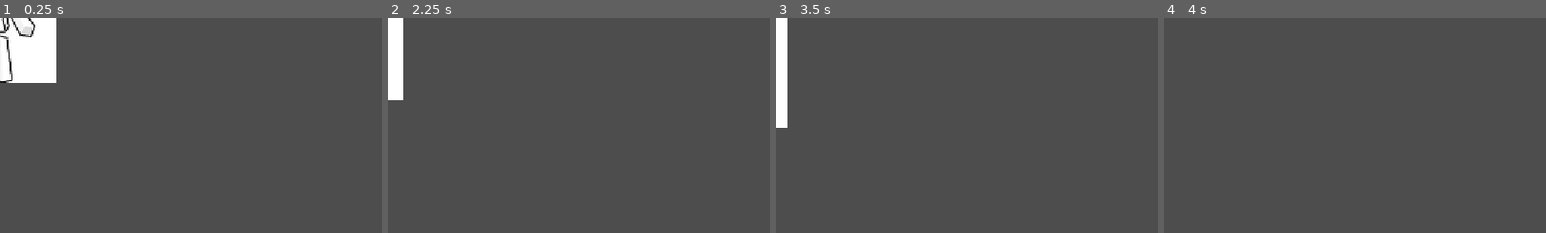
Above: before the commit, frames 1-4 (left to right).
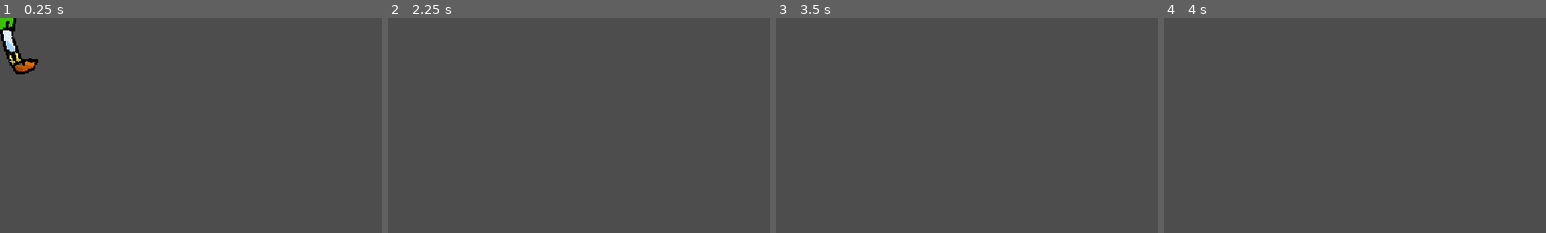
Above: after the commit, the same moments.

Repository: joaquinpani/CrapCrops
Game: Godot game, scene res://jugador.tscn
Two runs of this game, one before a commit and one after it. Both use one fixed random seed, a clock stepped at 60 frames per second and the inputs below. The project has no main scene, so this scene is started directly.
Inputs (mouse positions are % of the whole screen's width and height, from its top left):
- Up to frame 1 (0.25 s): no input
- Up to frame 2 (2.25 s): tap Enter at 0.5 s; move the mouse to (72, 45) at 0.52 s; hold Right 0.53-1.28 s; hold A (a) 0.53-1.28 s; click (72, 45) at 0.67 s; tap D (d) at 0.8, 1.35 s; move the mouse to (30, 55) at 1.27 s; hold Down 1.28-2.03 s; tap S (s) at 1.55 s; tap Space at 2 s; move the mouse to (60, 28) at 2.02 s; hold Right from 2.03 s (still down); hold S (s) from 2.03 s (still down)
- Up to frame 3 (3.5 s): tap W (w) at 2.3, 2.85 s; move the mouse to (45, 70) at 2.77 s; release Right at 2.78 s; release S (s) at 2.78 s; hold Up from 2.78 s (still down); click (45, 70) at 2.92 s; tap A (a) at 3.05 s
- Up to frame 4 (4 s): tap Enter at 3.5 s; move the mouse to (80, 65) at 3.52 s; release Up at 3.53 s; hold Left from 3.53 s (still down); hold A (a) from 3.53 s (still down); tap D (d) at 3.8 s
The pictures show only the part of the screen within x 0-50%, y 0-50%; the shares and areas given below are measured in that part.

The runs differ from the first frame. In frame 1, 4.4% of the frame differs, in the area x 0-15%, y 0-31%; in frame 2, 1.5%; in frame 3, 1.5%; in frame 4, nothing differs.

Commit message:
player update
i update the logic of the movement also i added the draw for the player and a very good system of animations nice

Diff:
--- a/crapcrops/jugador.gd
+++ b/crapcrops/jugador.gd
@@ -1,12 +1,20 @@
 extends CharacterBody2D
-var velocidad = 100;
+var velocidad = 20000;
 
 func _physics_process(delta: float) -> void:
+	velocity = Vector2(0,0)
+	if Input.is_action_pressed("w"):
+		velocity.y = (delta * -velocidad)
+		$AnimationPlayer.play("moverse",1.0)
 	if Input.is_action_pressed("s"):
-		$".".position.y = $".".position.y + (delta * velocidad)
-	if Input.is_action_pressed("w"):
-		$".".position.y = $".".position.y - (delta * velocidad)
+		velocity.y = (delta * velocidad)
+		$AnimationPlayer.play("moverse",1.0)
 	if Input.is_action_pressed("a"):
-		$".".position.x = $".".position.x - (delta * velocidad)
+		velocity.x = (delta * -velocidad)
+		$AnimationPlayer.play("moverse",1.0)
 	if Input.is_action_pressed("d"):
-		$".".position.x = $".".position.x + (delta * velocidad)
+		velocity.x = (delta * velocidad)
+		$AnimationPlayer.play("moverse",1.0)
+	if velocity.x == 0 and velocity.y == 0 :
+		$AnimationPlayer.play("quieto", 0.3)
+	move_and_slide()
--- a/crapcrops/jugador.tscn
+++ b/crapcrops/jugador.tscn
@@ -1,16 +1,119 @@
 [gd_scene format=3 uid="uid://dt1wsqr03hcpq"]
 
 [ext_resource type="Script" uid="uid://6ik1nastqjvb" path="res://jugador.gd" id="1_omvyu"]
-[ext_resource type="Texture2D" uid="uid://bv1qspwy26w7g" path="res://73dda643b2105cdc4d2400658b632a9d.jpg" id="2_8o684"]
+[ext_resource type="Texture2D" uid="uid://busuo10sh10nc" path="res://sprites/cropsplayer.png" id="2_8o684"]
+[ext_resource type="Texture2D" uid="uid://cygidn4js5pi5" path="res://sprites/cropsplayerface.png" id="3_ukil5"]
 
-[sub_resource type="CircleShape2D" id="CircleShape2D_p2d7o"]
-radius = 94.54099
+[sub_resource type="CapsuleShape2D" id="CapsuleShape2D_uqxed"]
+radius = 67.0
+height = 182.0
+
+[sub_resource type="Animation" id="Animation_8o684"]
+length = 0.001
+tracks/0/type = "value"
+tracks/0/imported = false
+tracks/0/enabled = true
+tracks/0/path = NodePath("cuerpo:position")
+tracks/0/interp = 1
+tracks/0/loop_wrap = true
+tracks/0/keys = {
+"times": PackedFloat32Array(0, 0.001),
+"transitions": PackedFloat32Array(1, 1),
+"update": 0,
+"values": [Vector2(10.999999, -30.999998), Vector2(8.999999, -30.999998)]
+}
+tracks/1/type = "value"
+tracks/1/imported = false
+tracks/1/enabled = true
+tracks/1/path = NodePath("cuerpo:rotation")
+tracks/1/interp = 1
+tracks/1/loop_wrap = true
+tracks/1/keys = {
+"times": PackedFloat32Array(0, 0.001),
+"transitions": PackedFloat32Array(1, 1),
+"update": 0,
+"values": [-0.31911913, 0.0]
+}
+
+[sub_resource type="Animation" id="Animation_ukil5"]
+resource_name = "moverse"
+length = 0.7
+loop_mode = 1
+tracks/0/type = "value"
+tracks/0/imported = false
+tracks/0/enabled = true
+tracks/0/path = NodePath("cuerpo:position")
+tracks/0/interp = 1
+tracks/0/loop_wrap = true
+tracks/0/keys = {
+"times": PackedFloat32Array(0.13333334, 0.23333332, 0.56666666, 0.66666675),
+"transitions": PackedFloat32Array(1, 1, 1, 1),
+"update": 0,
+"values": [Vector2(-13.999999, -41), Vector2(-31, -49.000004), Vector2(58, -39.000004), Vector2(71, -34.000004)]
+}
+tracks/1/type = "value"
+tracks/1/imported = false
+tracks/1/enabled = true
+tracks/1/path = NodePath("cuerpo:rotation")
+tracks/1/interp = 1
+tracks/1/loop_wrap = true
+tracks/1/keys = {
+"times": PackedFloat32Array(0.13333336, 0.23333332, 0.56666666, 0.66666675),
+"transitions": PackedFloat32Array(1, 1, 1, 1),
+"update": 0,
+"values": [-0.2244399, -0.40422678, 0.26843172, 0.49234408]
+}
+
+[sub_resource type="Animation" id="Animation_7st5j"]
+resource_name = "quieto"
+tracks/0/type = "value"
+tracks/0/imported = false
+tracks/0/enabled = true
+tracks/0/path = NodePath("cuerpo:position")
+tracks/0/interp = 1
+tracks/0/loop_wrap = true
+tracks/0/keys = {
+"times": PackedFloat32Array(1),
+"transitions": PackedFloat32Array(1),
+"update": 0,
+"values": [Vector2(8.999999, -30.999998)]
+}
+tracks/1/type = "value"
+tracks/1/imported = false
+tracks/1/enabled = true
+tracks/1/path = NodePath("cuerpo:rotation")
+tracks/1/interp = 1
+tracks/1/loop_wrap = true
+tracks/1/keys = {
+"times": PackedFloat32Array(1),
+"transitions": PackedFloat32Array(1),
+"update": 0,
+"values": [0.0]
+}
+
+[sub_resource type="AnimationLibrary" id="AnimationLibrary_7st5j"]
+_data = {
+&"RESET": SubResource("Animation_8o684"),
+&"moverse": SubResource("Animation_ukil5"),
+&"quieto": SubResource("Animation_7st5j")
+}
 
 [node name="Node2D" type="CharacterBody2D" unique_id=829674104]
 script = ExtResource("1_omvyu")
 
-[node name="73Dda643b2105Cdc4d2400658b632a9d" type="Sprite2D" parent="." unique_id=1635713024]
+[node name="cuerpo" type="Sprite2D" parent="." unique_id=1635713024]
+position = Vector2(10.999999, -30.999998)
+rotation = -0.31911913
+scale = Vector2(0.1, 0.1)
 texture = ExtResource("2_8o684")
 
+[node name="Cropsplayerface3" type="Sprite2D" parent="cuerpo" unique_id=1591171897]
+position = Vector2(-99.999985, -189.99997)
+scale = Vector2(0.19999997, 0.19999997)
+texture = ExtResource("3_ukil5")
+
 [node name="CollisionShape2D" type="CollisionShape2D" parent="." unique_id=1068795820]
-shape = SubResource("CircleShape2D_p2d7o")
+shape = SubResource("CapsuleShape2D_uqxed")
+
+[node name="AnimationPlayer" type="AnimationPlayer" parent="." unique_id=2135734757]
+libraries/ = SubResource("AnimationLibrary_7st5j")
Binary file added: crapcrops/sprites/cropsplayer.png
Not shown, added: crapcrops/sprites/cropsplayer.png.import
Binary file added: crapcrops/sprites/cropsplayerface.png
Not shown, added: crapcrops/sprites/cropsplayerface.png.import
Binary file added: crapcrops/sprites/cropsplayerface1.png
Not shown, added: crapcrops/sprites/cropsplayerface1.png.import
Binary file added: crapcrops/sprites/cropsplayerface2.png
Not shown, added: crapcrops/sprites/cropsplayerface2.png.import
Binary file added: crapcrops/sprites/cropsplayerface3.png
Not shown, added: crapcrops/sprites/cropsplayerface3.png.import
Binary file added: crapcrops/sprites/cropsplayerface4.png
Not shown, added: crapcrops/sprites/cropsplayerface4.png.import
(and 4 more such lines)
